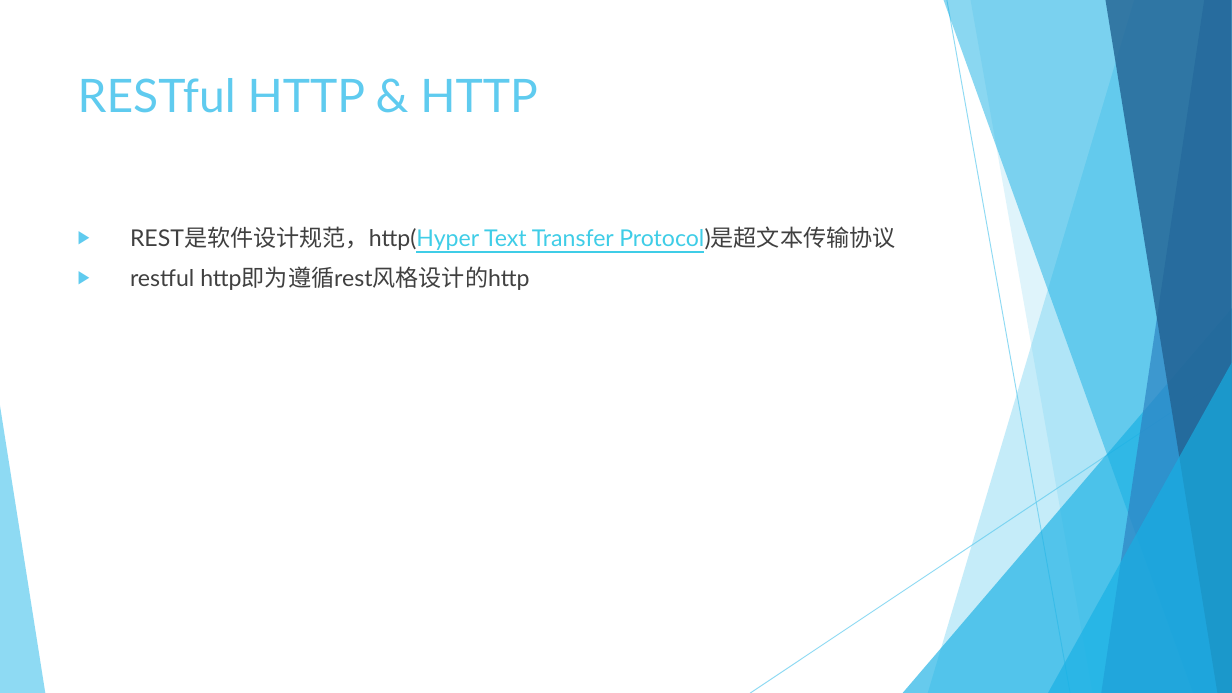
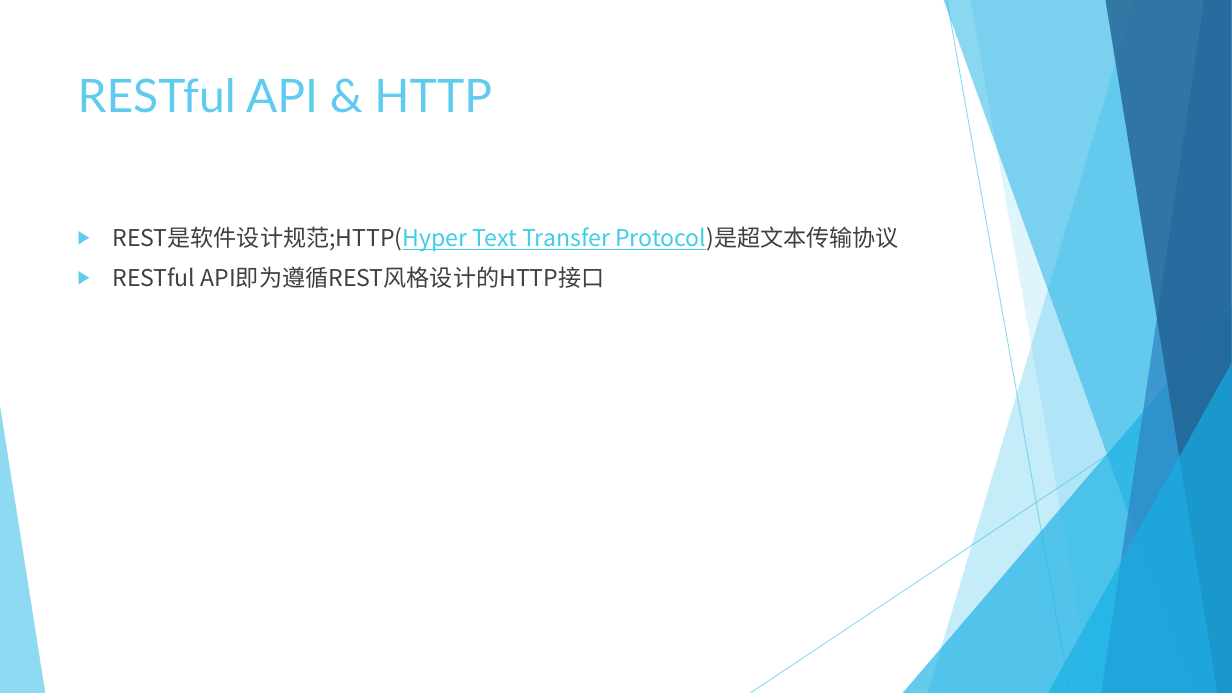
Before and after one commit to Crab2died/micro-boot, a slide deck: slide 8 of rest-api/RESTful.pptx (slide 5 before the commit). Drawn at 1232x693 pixels with LibreOffice and Linux fonts; fonts in the diff are those of the drawing. Boxes give left, top, right and bottom in pixels: in the first picture for what was removed or moved away, otherwise in the second. Text is boxed around its words. In the diff, an @@ line names an element or a change of style, - is before the commit and + after.

Commit message:
restful ppt

```diff
--- a/rest-api/RESTful.pptx
+++ b/rest-api/RESTful.pptx
@@ title at box(78, 78, 491, 113): text changed @@
-RESTful HTTP & HTTP
+RESTful API & HTTP
@@ text at box(112, 226, 899, 288): text changed; font Lato to Noto Sans CJK SC @@
-▶ REST是软件设计规范，http(Hyper Text Transfer Protocol)是超文本传输协议
-▶ restful http即为遵循rest风格设计的http
+▶ REST是软件设计规范;HTTP(Hyper Text Transfer Protocol)是超文本传输协议
+▶ RESTful API即为遵循REST风格设计的HTTP接口
```
Also in this commit, not shown: 5 other slides changed, 9 slides added, 1 slide removed.
